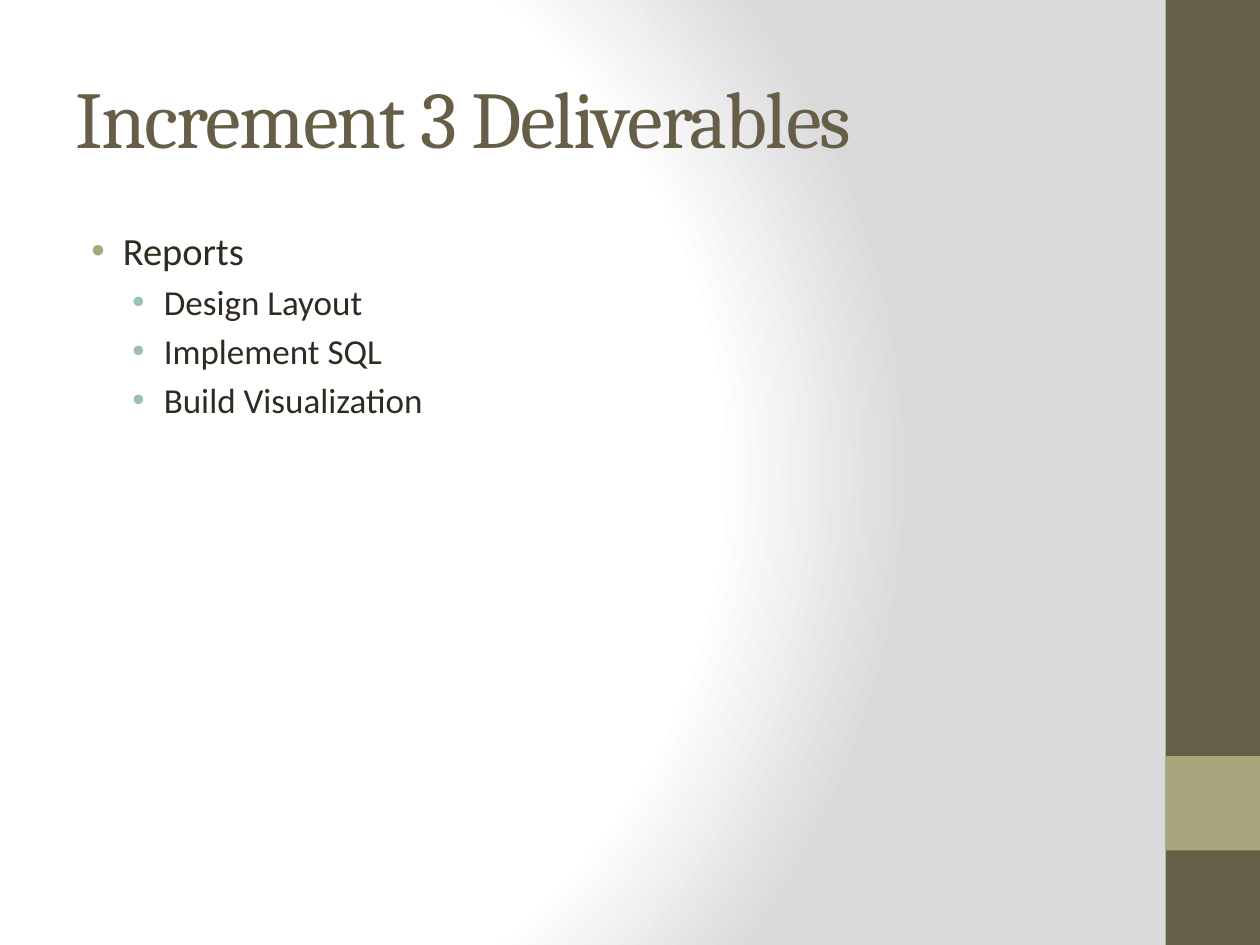
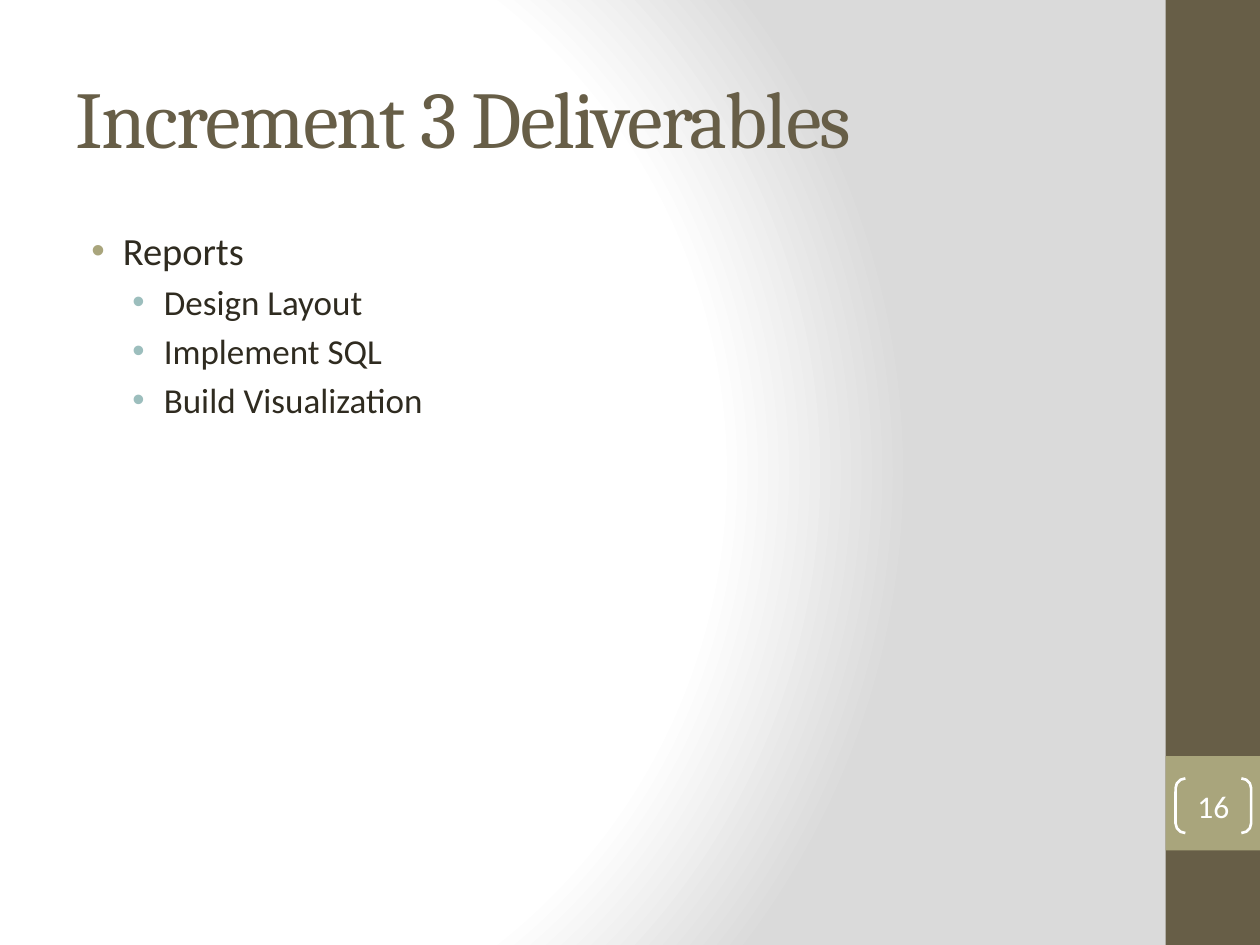
Before and after one commit to DanLain/ProjectManagement, a slide deck: slide 16 of Project Plan/Team 3 Vision and Proejct Plan.pptx. Drawn at 1260x945 pixels with LibreOffice and Linux fonts; fonts in the diff are those of the drawing. Boxes give left, top, right and bottom in pixels: in the first picture for what was removed or moved away, otherwise in the second. Text is boxed around its words. In the diff, an @@ line names an element or a change of style, - is before the commit and + after.

```diff
--- a/Project Plan/Team 3 Vision and Proejct Plan.pptx
+++ b/Project Plan/Team 3 Vision and Proejct Plan.pptx
@@ page number added at (1176, 779, 1251, 833), outline #FFFFFF 1.5 pt, 18 pt, text #FFFFFF @@
+16
```
Also in this commit, not shown: 15 other slides changed.
